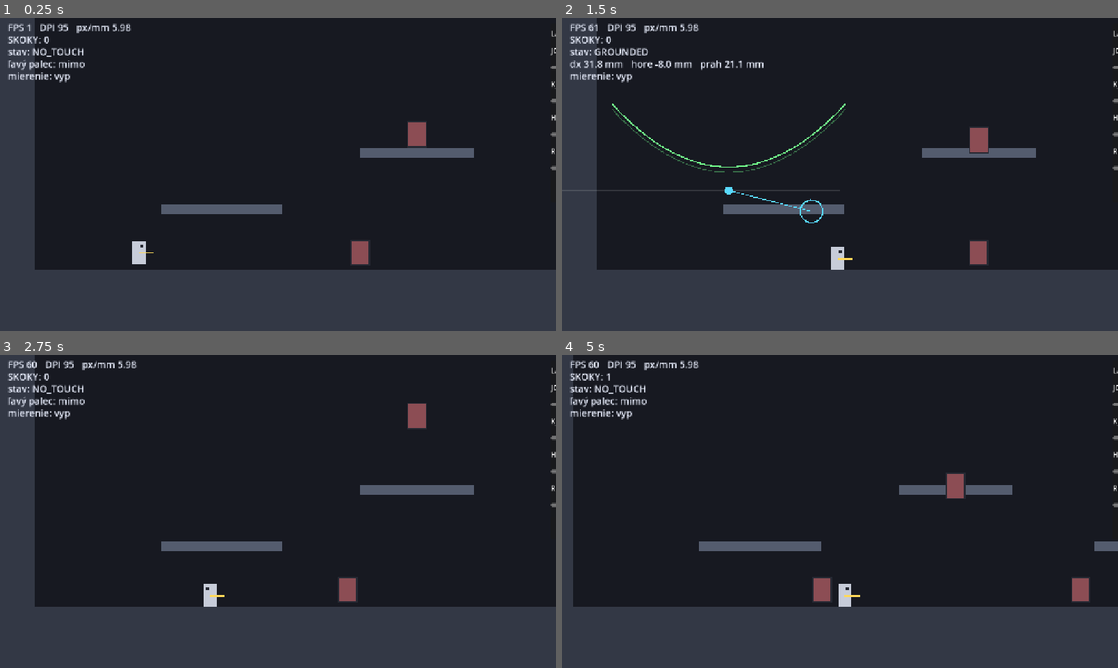
Above: before the commit, frames 1-4 (two rows, left to right).
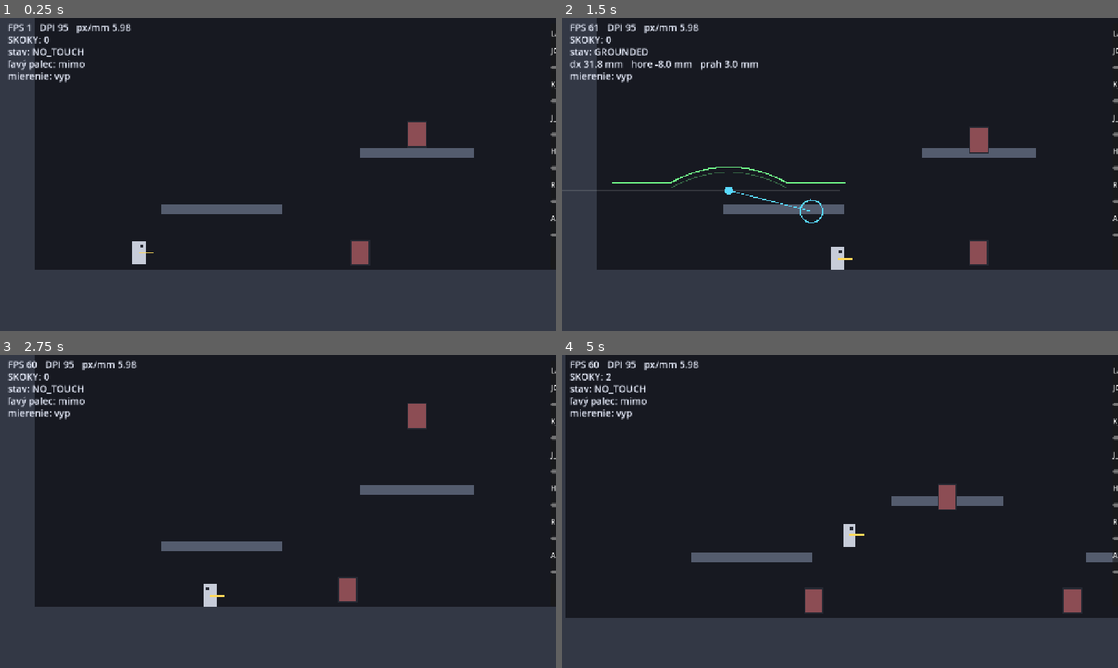
Above: after the commit, the same moments.

Repository: belispav/slavs
Game: Godot game, scene res://scenes/main.tscn
The game is run twice, just before and just after one commit, with the same random seed, the same clock (stepped at 60 frames per second) and the same inputs.
Inputs (mouse positions are in pixels of both pictures, inside the frame that each line leads up to):
- Up to frame 1 (0.25 s): no input
- Up to frame 2 (1.5 s): tap Enter (ui_accept) at 0.5, 0.77, 1.07 s; move the mouse to (962, 158) at 0.52 s; hold Right 0.53-1.25 s; hold R 0.53-1.25 s; click (962, 158) at 0.67 s; tap L at 0.8 s; drag from (728, 190) to (979, 252) at 1.27 s
- Up to frame 3 (2.75 s): move the mouse to (333, 442) at 2.02 s; hold Left from 2.03 s (still down); hold R from 2.03 s (still down); tap Enter (ui_accept) at 2.1 s
- Up to frame 4 (5 s): release Left at 2.75 s; release R at 2.75 s; drag from (812, 574) to (673, 464) at 2.77 s; move the mouse to (1006, 558) at 3.52 s; hold Right 3.53-4.25 s; hold Space 3.53-4.25 s; tap Enter (ui_accept) at 3.77, 3.8, 4.07 s; drag from (673, 464) to (756, 433) at 4.27 s

The runs differ from the first frame. In frame 1, less than 0.1% of the frame differs, in the area x 99-100%, y 30-70%; in frame 2, 0.7%; in frame 3, less than 0.1%; in frame 4, 8.5%, in the area x 0-100%, y 0-84%.

Commit message:
F1: flip K_ARC sign to a dome threshold, add sliding aim anchor, fix sprite_test parse error, add android deploy/diag scripts

Diff:
--- a/volya/config/control_config.tres
+++ b/volya/config/control_config.tres
@@ -5,8 +5,10 @@
 [resource]
 script = ExtResource("1_cfg")
 j0_mm = 9.0
-k_arc = 0.012
+k_arc = -0.012
+j_min_mm = 3.0
 hysteresis_mm = 2.0
 run_deadzone_mm = 1.5
 run_saturation_mm = 11.0
 aim_deadzone_mm = 2.5
+aim_recenter_mm = 9.0
--- a/volya/project.godot
+++ b/volya/project.godot
@@ -1,5 +1,10 @@
-; VOLYA — Godot 4.7 project
-; F1: control prototype (SPEC_ovladanie_implementacia.md)
+; Engine configuration file.
+; It's best edited using the editor UI and not directly,
+; since the parameters that go here are not all obvious.
+;
+; Format:
+;   [section] ; section goes between []
+;   param=value ; assign values to parameters
 
 config_version=5
 
@@ -29,14 +34,9 @@
 
 pointing/emulate_touch_from_mouse=true
 
-[physics]
-
-common/physics_ticks_per_second=60
-
 [rendering]
 
 renderer/rendering_method="gl_compatibility"
 renderer/rendering_method.mobile="gl_compatibility"
 textures/vram_compression/import_etc2_astc=true
-anti_aliasing/quality/msaa_2d=0
 environment/defaults/default_clear_color=Color(0.09, 0.1, 0.13, 1)
--- /dev/null
+++ b/volya/scenes/art_test.tscn
@@ -0,0 +1,6 @@
+[gd_scene load_steps=2 format=3]
+
+[ext_resource type="Script" path="res://scripts/sprite_test.gd" id="1_arttest"]
+
+[node name="ArtTest" type="Node2D"]
+script = ExtResource("1_arttest")
--- a/volya/scripts/control_config.gd
+++ b/volya/scripts/control_config.gd
@@ -8,9 +8,20 @@
 ## Upward thumb travel required to jump when the thumb is exactly above the anchor.
 @export_range(2.0, 25.0, 0.1) var j0_mm: float = 9.0
 
-## Steepness of the "windshield wiper" arc: J(dx) = j0_mm + k_arc * dx^2.
-## 0.012 adds ~7.5 mm of required travel at 25 mm sideways.
-@export_range(0.0, 0.05, 0.001) var k_arc: float = 0.012
+## Curvature of the "windshield wiper" threshold: J(dx) = j0_mm + k_arc * dx^2.
+##
+## NEGATIVE = dome (correct default). The thumb pivots around its joint, so when
+## it is extended sideways it physically cannot reach as far up — the threshold
+## must DROP at the extremes. -0.012 removes ~7.5 mm of required travel at
+## 25 mm sideways, which matches a thumb pivot radius of about 40 mm.
+##
+## POSITIVE = valley (more travel required at the extremes). Kept reachable on
+## the slider so the shape can be compared on-device instead of argued about.
+@export_range(-0.04, 0.04, 0.001) var k_arc: float = -0.012
+
+## Hard floor for the threshold, so the dome can never reach zero and fire
+## jumps by itself at full sideways extension.
+@export_range(1.0, 10.0, 0.1) var j_min_mm: float = 3.0
 
 ## How far back down (below the arc) the thumb must drag to re-arm the jump.
 @export_range(0.5, 10.0, 0.1) var hysteresis_mm: float = 2.0
@@ -24,7 +35,12 @@
 ## Minimum right-stick deflection before auto-fire engages.
 @export_range(0.5, 12.0, 0.1) var aim_deadzone_mm: float = 2.5
 
+## Max distance the aim thumb may get from its anchor before the anchor slides
+## after it. Small value = the stick stays under the thumb, so turning around
+## takes a short flick instead of dragging across the whole anchor.
+@export_range(3.0, 30.0, 0.5) var aim_recenter_mm: float = 9.0
+
 
 ## The arc threshold curve, in millimetres (SPEC B2).
 func jump_threshold_mm(dx_mm: float) -> float:
-	return j0_mm + k_arc * dx_mm * dx_mm
+	return maxf(j0_mm + k_arc * dx_mm * dx_mm, j_min_mm)
--- a/volya/scripts/debug_overlay.gd
+++ b/volya/scripts/debug_overlay.gd
@@ -78,12 +78,17 @@
 
 	_add_slider("J0_MM", 3.0, 20.0, 0.5, Touch.config.j0_mm,
 		func(v: float) -> void: Touch.config.j0_mm = v)
-	_add_slider("K_ARC", 0.0, 0.05, 0.001, Touch.config.k_arc,
+	# zaporne = kupola (prah klesa do stran), kladne = udolie
+	_add_slider("K_ARC", -0.04, 0.04, 0.001, Touch.config.k_arc,
 		func(v: float) -> void: Touch.config.k_arc = v)
+	_add_slider("J_MIN_MM", 1.0, 10.0, 0.5, Touch.config.j_min_mm,
+		func(v: float) -> void: Touch.config.j_min_mm = v)
 	_add_slider("HYSTEREZA_MM", 0.5, 8.0, 0.25, Touch.config.hysteresis_mm,
 		func(v: float) -> void: Touch.config.hysteresis_mm = v)
 	_add_slider("RUN_SAT_MM", 3.0, 30.0, 0.5, Touch.config.run_saturation_mm,
 		func(v: float) -> void: Touch.config.run_saturation_mm = v)
+	_add_slider("AIM_RECENTER_MM", 3.0, 30.0, 0.5, Touch.config.aim_recenter_mm,
+		func(v: float) -> void: Touch.config.aim_recenter_mm = v)
 
 	var reset := Button.new()
 	reset.text = "RESET POČÍTADLA SKOKOV"
@@ -116,7 +121,7 @@
 
 
 func _fmt(v: float) -> String:
-	if v < 0.1:
+	if absf(v) < 0.1:
 		return "%.3f" % v
 	return "%.2f" % v
 
@@ -175,6 +180,9 @@
 	var p: Vector2 = Touch.right_pos
 	draw_layer.draw_arc(a, Touch.config.aim_deadzone_mm * Touch.px_per_mm,
 		0.0, TAU, 32, Color(COL_RIGHT.r, COL_RIGHT.g, COL_RIGHT.b, 0.5), 2.0)
+	# outer ring = point where the anchor starts sliding after the thumb
+	draw_layer.draw_arc(a, Touch.config.aim_recenter_mm * Touch.px_per_mm,
+		0.0, TAU, 48, Color(COL_RIGHT.r, COL_RIGHT.g, COL_RIGHT.b, 0.22), 2.0)
 	draw_layer.draw_circle(a, 8.0, COL_RIGHT)
 	draw_layer.draw_line(a, p, COL_RIGHT, 2.0)
 	draw_layer.draw_arc(p, 26.0, 0.0, TAU, 24, COL_RIGHT, 3.0)
--- /dev/null
+++ b/volya/scripts/sprite_test.gd
@@ -0,0 +1,155 @@
+extends Node2D
+
+## Sprite pipeline test scene.
+## Loads a PNG sequence rendered by tools/blender_render_sprites.py and plays it
+## next to the current grey player box, so scale and readability can be judged.
+##
+## Klávesy:  ←/→ zmena FPS   ↑/↓ zmena mierky   MEDZERNÍK pauza   R znovunačítať
+
+const ART_ROOT := "res://art"
+const GROUND_Y := 520.0
+const BOX_SIZE := Vector2(30, 54)   # must match player.gd SIZE
+
+var frames: Array[Texture2D] = []
+var source_dir: String = ""
+var sprite: Sprite2D
+var info: Label
+
+var fps: float = 10.0
+var sprite_scale: float = 1.0
+var playing: bool = true
+var _time: float = 0.0
+var _r_was_down: bool = false
+
+
+func _ready() -> void:
+	sprite = Sprite2D.new()
+	sprite.texture_filter = CanvasItem.TEXTURE_FILTER_NEAREST
+	add_child(sprite)
+
+	info = Label.new()
+	info.position = Vector2(24, 20)
+	add_child(info)
+
+	_reload()
+
+
+func _reload() -> void:
+	frames.clear()
+	source_dir = _find_sequence_dir(ART_ROOT)
+	if source_dir != "":
+		for file_name in _png_files(source_dir):
+			var tex := load(source_dir.path_join(file_name)) as Texture2D
+			if tex != null:
+				frames.append(tex)
+	_time = 0.0
+	_apply_frame()
+	queue_redraw()
+
+
+## First subfolder of res://art that actually contains PNG files.
+func _find_sequence_dir(root: String) -> String:
+	if not _png_files(root).is_empty():
+		return root
+	var dir := DirAccess.open(root)
+	if dir == null:
+		return ""
+	var names: Array[String] = []
+	dir.list_dir_begin()
+	var entry := dir.get_next()
+	while entry != "":
+		if dir.current_is_dir() and not entry.begins_with("."):
+			names.append(entry)
+		entry = dir.get_next()
+	dir.list_dir_end()
+	names.sort()
+	for sub in names:
+		var candidate := root.path_join(sub)
+		if not _png_files(candidate).is_empty():
+			return candidate
+	return ""
+
+
+func _png_files(path: String) -> PackedStringArray:
+	var result := PackedStringArray()
+	var dir := DirAccess.open(path)
+	if dir == null:
+		return result
+	dir.list_dir_begin()
+	var entry := dir.get_next()
+	while entry != "":
+		if not dir.current_is_dir() and entry.to_lower().ends_with(".png"):
+			result.append(entry)
+		entry = dir.get_next()
+	dir.list_dir_end()
+	result.sort()
+	return result
+
+
+func _process(delta: float) -> void:
+	if playing and frames.size() > 1:
+		_time += delta
+	_apply_frame()
+	_read_keys(delta)
+	_update_info()
+
+
+func _apply_frame() -> void:
+	if frames.is_empty():
+		sprite.texture = null
+		return
+	var index: int = int(_time * fps) % frames.size()
+	sprite.texture = frames[index]
+	sprite.scale = Vector2(sprite_scale, sprite_scale)
+	var h: float = sprite.texture.get_height() * sprite_scale
+	sprite.position = Vector2(760.0, GROUND_Y - h * 0.5)
+
+
+func _read_keys(delta: float) -> void:
+	if Input.is_action_just_pressed("ui_accept"):
+		playing = not playing
+	if Input.is_physical_key_pressed(KEY_RIGHT):
+		fps = minf(fps + delta * 8.0, 60.0)
+	if Input.is_physical_key_pressed(KEY_LEFT):
+		fps = maxf(fps - delta * 8.0, 1.0)
+	if Input.is_physical_key_pressed(KEY_UP):
+		sprite_scale = minf(sprite_scale + delta * 1.5, 8.0)
+	if Input.is_physical_key_pressed(KEY_DOWN):
+		sprite_scale = maxf(sprite_scale - delta * 1.5, 0.1)
+	var r_down: bool = Input.is_physical_key_pressed(KEY_R)
+	if r_down and not _r_was_down:
+		_reload()
+	_r_was_down = r_down
+
+
+func _update_info() -> void:
+	if frames.is_empty():
+		info.text = "ŽIADNE PNG SÚBORY.\n\n" \
+			+ "Vyrenderuj sekvenciu skriptom tools/blender_render_sprites.py\n" \
+			+ "a skopíruj PNG súbory do priečinka volya/art/<nazov>/.\n" \
+			+ "Potom sa vráť do Godotu (naimportuje ich sám) a stlač R."
+		return
+	var tex: Texture2D = frames[0]
+	info.text = "priečinok: %s\nsnímok: %d   veľkosť: %d x %d px\nFPS: %.1f   mierka: %.2f   výška v hre: %.0f px\n%s" % [
+		source_dir, frames.size(), tex.get_width(), tex.get_height(),
+		fps, sprite_scale, tex.get_height() * sprite_scale,
+		"prehráva sa" if playing else "PAUZA"]
+
+
+func _draw() -> void:
+	# ground + 32 px grid for judging size
+	for x in range(0, 1281, 32):
+		draw_line(Vector2(x, GROUND_Y - 320.0), Vector2(x, GROUND_Y),
+			Color(1, 1, 1, 0.05), 1.0)
+	draw_line(Vector2(0, GROUND_Y), Vector2(1280, GROUND_Y),
+		Color(0.9, 0.9, 1.0, 0.5), 2.0)
+
+	# current player hitbox, for scale comparison
+	var box_pos := Vector2(560.0 - BOX_SIZE.x * 0.5, GROUND_Y - BOX_SIZE.y)
+	draw_rect(Rect2(box_pos, BOX_SIZE), Color(0.78, 0.80, 0.85))
+	draw_string(ThemeDB.fallback_font, Vector2(516.0, GROUND_Y + 28.0),
+		"teraz v hre (54 px)", HORIZONTAL_ALIGNMENT_LEFT, -1, 18,
+		Color(0.7, 0.72, 0.8))
+	draw_string(ThemeDB.fallback_font, Vector2(700.0, GROUND_Y + 28.0),
+		"z Blenderu", HORIZONTAL_ALIGNMENT_LEFT, -1, 18,
+		Color(0.7, 0.72, 0.8))
--- a/volya/scripts/touch_controller.gd
+++ b/volya/scripts/touch_controller.gd
@@ -221,6 +221,15 @@
 func _update_right() -> void:
 	var v: Vector2 = right_pos - right_anchor
 	var mm: float = v.length() / px_per_mm
+
+	# Sliding anchor: the stick never runs away from the thumb, so a full 180
+	# degree turn is a short flick instead of a drag across the anchor.
+	if mm > config.aim_recenter_mm and mm > 0.0:
+		var limit: float = config.aim_recenter_mm * px_per_mm
+		right_anchor = right_pos - v.normalized() * limit
+		v = right_pos - right_anchor
+		mm = config.aim_recenter_mm
+
 	if mm > config.aim_deadzone_mm:
 		aim_dir = v.normalized()
 		aim_active = true
Not shown, added: volya/scripts/bullet.gd.uid
Not shown, added: volya/scripts/control_config.gd.uid
Not shown, added: volya/scripts/debug_overlay.gd.uid
Not shown, added: volya/scripts/main.gd.uid
Not shown, added: volya/scripts/player.gd.uid
Not shown, added: volya/scripts/sprite_test.gd.uid
Not shown, added: volya/scripts/target.gd.uid
Not shown, added: volya/scripts/touch_controller.gd.uid
Not shown, added: volya/scripts/tuning.gd.uid
Not shown, changed: CLAUDE.md
Not shown, added: Eclipse path.png
Not shown, added: GRAFIKA_test_pipeline.md
(and 25 more such lines)
